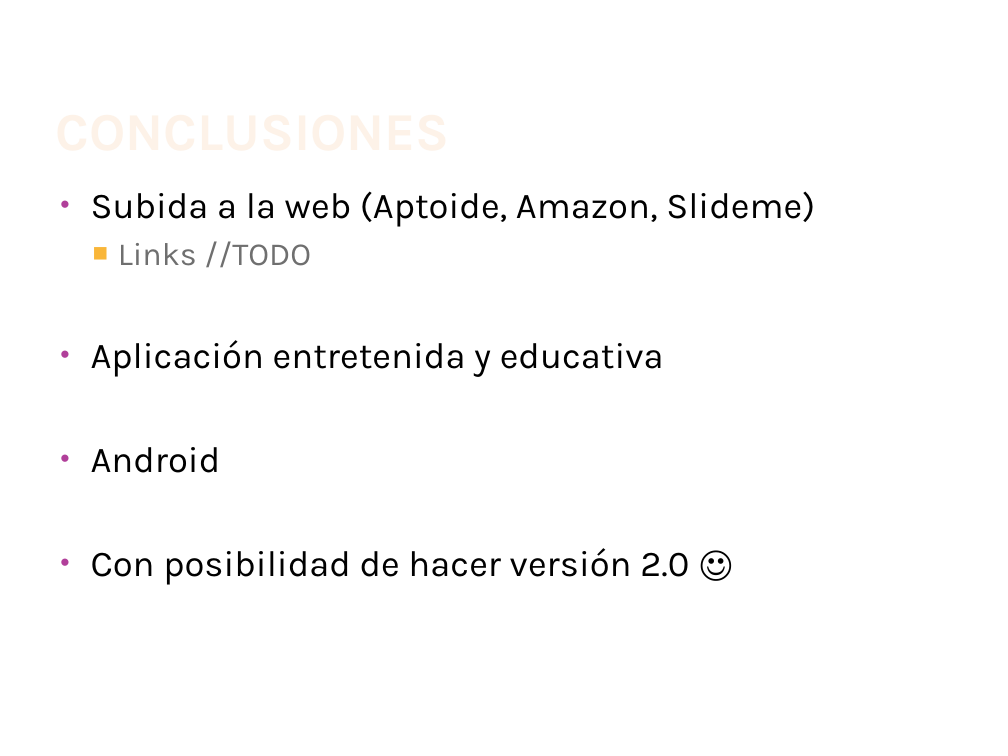
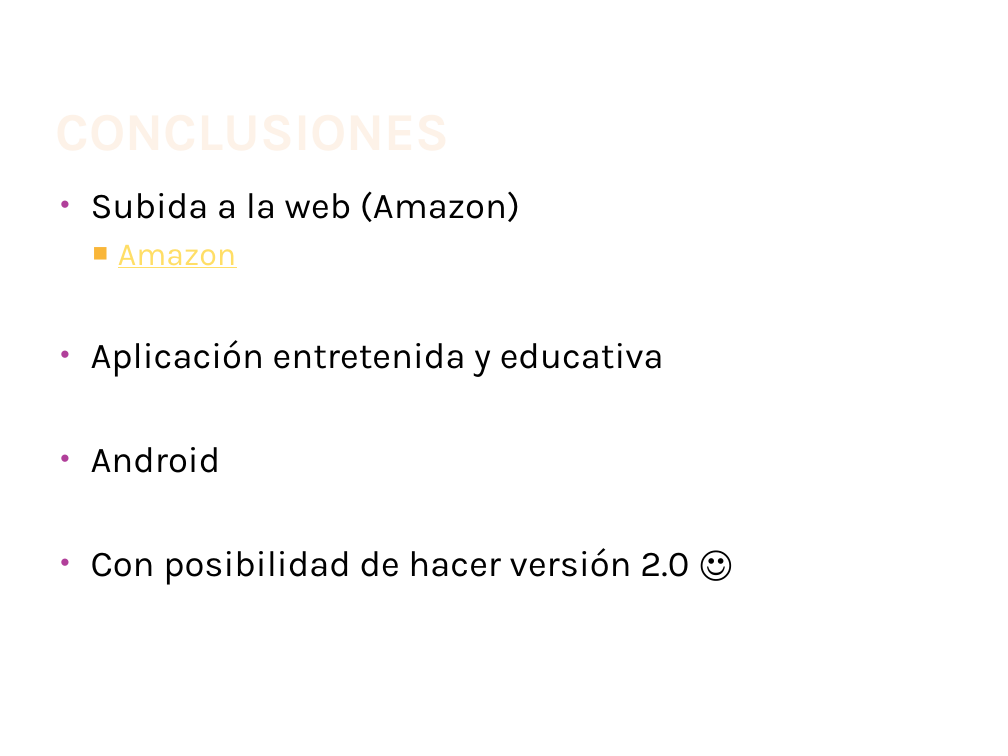
Before and after one commit to 9and3r/quien-quiere-ser-graduado, a slide deck: slide 10 of QUIÉN QUIERE SER GRADUADO - aurkezpena.pptx. Drawn at 1008x756 pixels with LibreOffice and Linux fonts; fonts in the diff are those of the drawing; background and template pictures are left out. Boxes give left, top, right and bottom in pixels: in the first picture for what was removed or moved away, otherwise in the second. Text is boxed around its words. In the diff, an @@ line names an element or a change of style, - is before the commit and + after.

Commit message:
Amazon link

```diff
--- a/QUIÉN QUIERE SER GRADUADO - aurkezpena.pptx
+++ b/QUIÉN QUIERE SER GRADUADO - aurkezpena.pptx
@@ text at bbox=[91, 191, 520, 268]: text changed @@
-• Subida a la web (Aptoide, Amazon, Slideme)
-  ■ Links //TODO
+• Subida a la web (Amazon)
+  ■ Amazon
```
Also in this commit, not shown: 1 other file.
